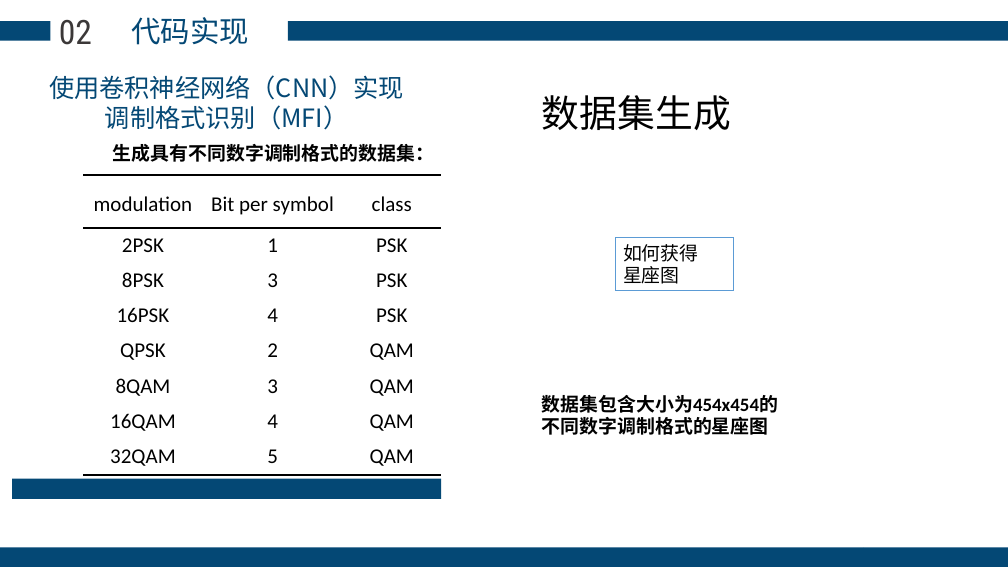
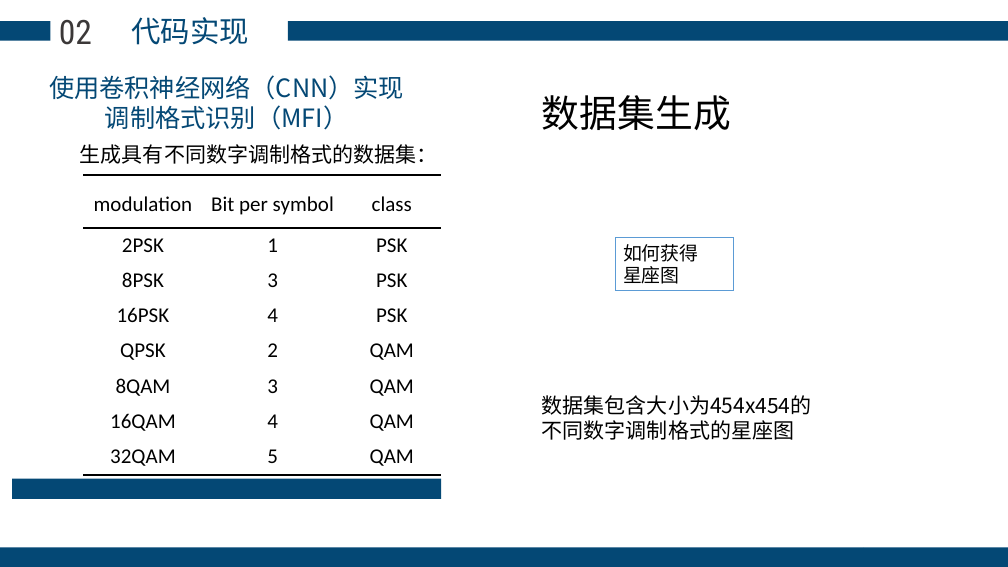
Before and after one commit to Eric-Ma-7/Modulation-Format-Classification, a slide deck: slide 6 of 展示.pptx. Drawn at 1008x567 pixels with LibreOffice and Linux fonts; fonts in the diff are those of the drawing; background and template pictures are left out. Boxes give left, top, right and bottom in pixels: in the first picture for what was removed or moved away, otherwise in the second. Text is boxed around its words. In the diff, an @@ line names an element or a change of style, - is before the commit and + after.

```diff
--- a/展示.pptx
+++ b/展示.pptx
@@ text "生成具有不同数字调制格式的数据集：": place and size @@
-text "生成具有不同数字调制格式的数据集：" at [113,144,434,162]
+text "生成具有不同数字调制格式的数据集：" at [80,144,438,164]
@@ text "生成具有不同数字调制格式的数据集：" at [80,144,438,164]: size 18 to 20 pt, font Calibri to Noto Sans CJK SC, bold off @@
@@ text "数据集包含大小为454x454的" at [542,395,812,440]: size 18 to 20 pt, font Calibri to Noto Sans CJK SC, bold off @@
```
Also in this commit, not shown: 15 other slides changed.
